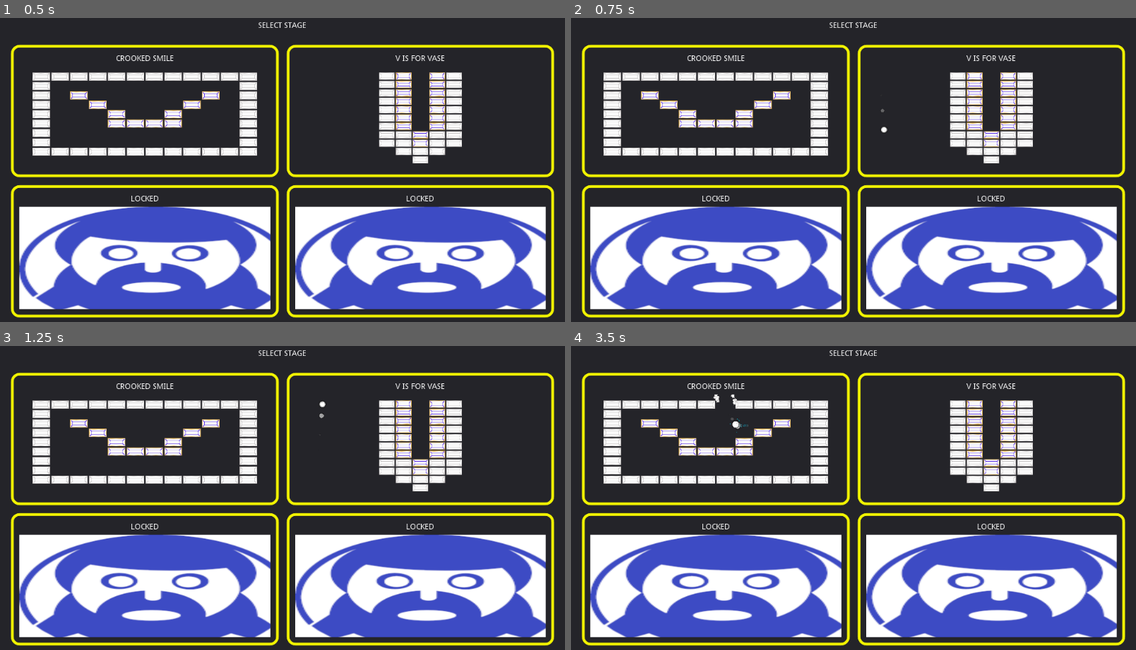
Above: before the commit, frames 1-4 (two rows, left to right).
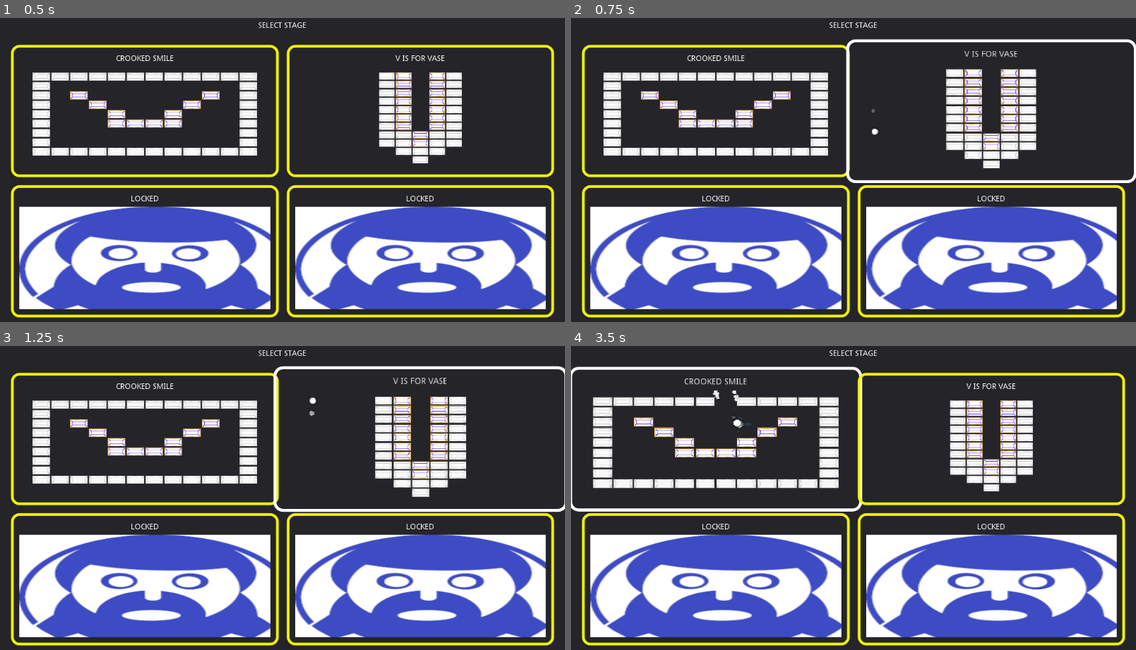
Above: after the commit, the same moments.

Repository: Anatolij-Grigorjev/Breakout4Godot
Game: Godot game, scene res://menus/StageSelectMenu.tscn
Same seed, same stepped clock (60 frames per second), same inputs: the game is played once before the commit and once after it. This scene is started directly instead of the project's main scene.
Inputs (mouse positions are in pixels of both pictures, inside the frame that each line leads up to):
- Up to frame 1 (0.5 s): no input
- Up to frame 2 (0.75 s): tap Enter (ui_accept) at 0.5 s; move the mouse to (977, 145) at 0.52 s; hold Right (paddle_right) from 0.53 s (still down); tap Space (paddle_launch_ball) at 0.6 s; click (977, 145) at 0.67 s
- Up to frame 3 (1.25 s): keep holding Right (paddle_right); tap Enter (ui_accept) at 0.77 s
- Up to frame 4 (3.5 s): release Right (paddle_right) at 1.25 s; drag from (740, 507) to (825, 558) at 1.27 s; tap Enter (ui_accept) at 2 s; move the mouse to (910, 418) at 2.02 s; hold Right (paddle_right) 2.03-2.75 s; tap Alt at 2.1 s; drag from (825, 558) to (684, 443) at 2.77 s

Frame 1 is identical in both runs. In frame 2, 6.1% of the frame differs, in the area x 48-100%, y 6-55%; in frame 3, 6.2%; in frame 4, 8.8%, in the area x 0-52%, y 6-55%.

Commit message:
added hover animations for selected stages

Diff:
--- a/game/menus/StageSelectBlock.gd
+++ b/game/menus/StageSelectBlock.gd
@@ -100,9 +100,11 @@
 
 
 func _on_Panel_mouse_entered():
+	$AnimationPlayer.queue("hover")
 	if not is_instance_valid(ball):
 		_launch_ball()
 
 func _on_Panel_mouse_exited():
+	$AnimationPlayer.queue("unfocus")
 	if is_instance_valid(ball):
 		_reset_view()
--- a/game/menus/StageSelectBlock.tscn
+++ b/game/menus/StageSelectBlock.tscn
@@ -17,6 +17,91 @@
 corner_radius_top_right = 15
 corner_radius_bottom_right = 15
 corner_radius_bottom_left = 15
+
+[sub_resource type="Animation" id=2]
+length = 0.001
+tracks/0/type = "value"
+tracks/0/path = NodePath("Panel:rect_scale")
+tracks/0/interp = 1
+tracks/0/loop_wrap = true
+tracks/0/imported = false
+tracks/0/enabled = true
+tracks/0/keys = {
+"times": PoolRealArray( 0 ),
+"transitions": PoolRealArray( 1 ),
+"update": 0,
+"values": [ Vector2( 1, 1 ) ]
+}
+tracks/1/type = "value"
+tracks/1/path = NodePath("Panel:custom_styles/panel:border_color")
+tracks/1/interp = 1
+tracks/1/loop_wrap = true
+tracks/1/imported = false
+tracks/1/enabled = true
+tracks/1/keys = {
+"times": PoolRealArray( 0 ),
+"transitions": PoolRealArray( 1 ),
+"update": 0,
+"values": [ Color( 0.952941, 0.960784, 0, 1 ) ]
+}
+
+[sub_resource type="Animation" id=3]
+resource_name = "hover"
+length = 0.25
+step = 0.05
+tracks/0/type = "value"
+tracks/0/path = NodePath("Panel:rect_scale")
+tracks/0/interp = 1
+tracks/0/loop_wrap = true
+tracks/0/imported = false
+tracks/0/enabled = true
+tracks/0/keys = {
+"times": PoolRealArray( 0, 0.25 ),
+"transitions": PoolRealArray( 1, 1 ),
+"update": 0,
+"values": [ Vector2( 1, 1 ), Vector2( 1.1, 1.1 ) ]
+}
+tracks/1/type = "value"
+tracks/1/path = NodePath("Panel:custom_styles/panel:border_color")
+tracks/1/interp = 1
+tracks/1/loop_wrap = true
+tracks/1/imported = false
+tracks/1/enabled = true
+tracks/1/keys = {
+"times": PoolRealArray( 0, 0.25 ),
+"transitions": PoolRealArray( 0.287175, 1 ),
+"update": 0,
+"values": [ Color( 0.952941, 0.960784, 0, 1 ), Color( 1, 1, 1, 1 ) ]
+}
+
+[sub_resource type="Animation" id=4]
+resource_name = "unfocus"
+length = 0.25
+step = 0.05
+tracks/0/type = "value"
+tracks/0/path = NodePath("Panel:rect_scale")
+tracks/0/interp = 1
+tracks/0/loop_wrap = true
+tracks/0/imported = false
+tracks/0/enabled = true
+tracks/0/keys = {
+"times": PoolRealArray( 0, 0.25 ),
+"transitions": PoolRealArray( 1, 1 ),
+"update": 0,
+"values": [ Vector2( 1.1, 1.1 ), Vector2( 1, 1 ) ]
+}
+tracks/1/type = "value"
+tracks/1/path = NodePath("Panel:custom_styles/panel:border_color")
+tracks/1/interp = 1
+tracks/1/loop_wrap = true
+tracks/1/imported = false
+tracks/1/enabled = true
+tracks/1/keys = {
+"times": PoolRealArray( 0, 0.25 ),
+"transitions": PoolRealArray( 0.287175, 1 ),
+"update": 0,
+"values": [ Color( 1, 1, 1, 1 ), Color( 0.952941, 0.960784, 0, 1 ) ]
+}
 
 [node name="StageSelectBlock" type="Control"]
 anchor_right = 1.0
@@ -102,3 +187,8 @@
 self_modulate = Color( 1, 1, 1, 0 )
 anchor_right = 1.0
 anchor_bottom = 1.0
+
+[node name="AnimationPlayer" type="AnimationPlayer" parent="."]
+anims/RESET = SubResource( 2 )
+anims/hover = SubResource( 3 )
+anims/unfocus = SubResource( 4 )
Not shown: 1 places in game/menus/StageSelectBlock.tscn that only renumber resources
